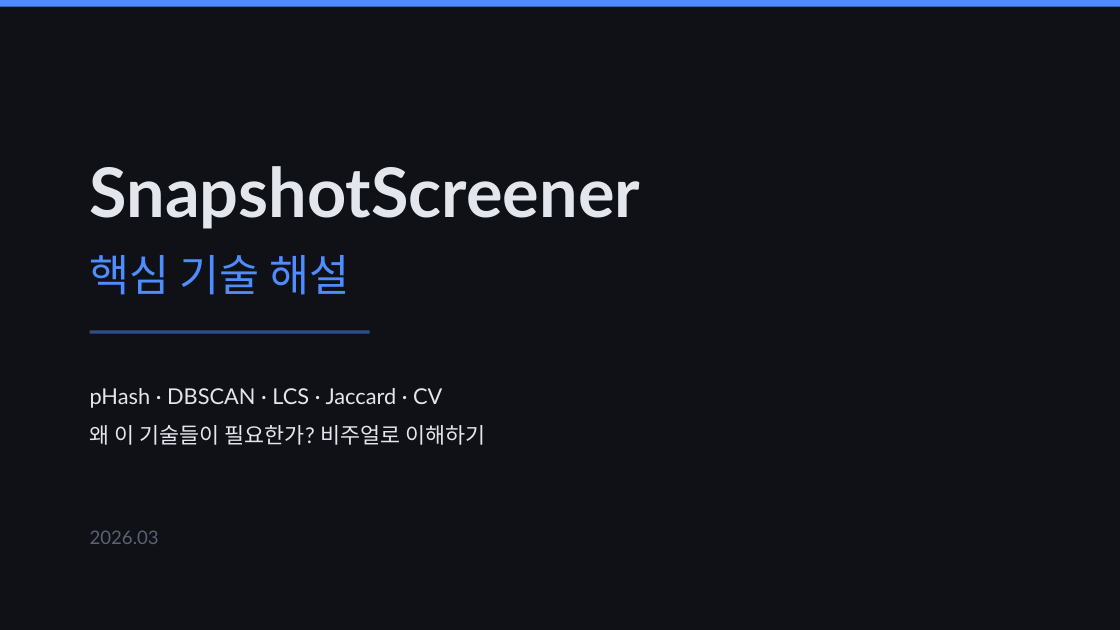
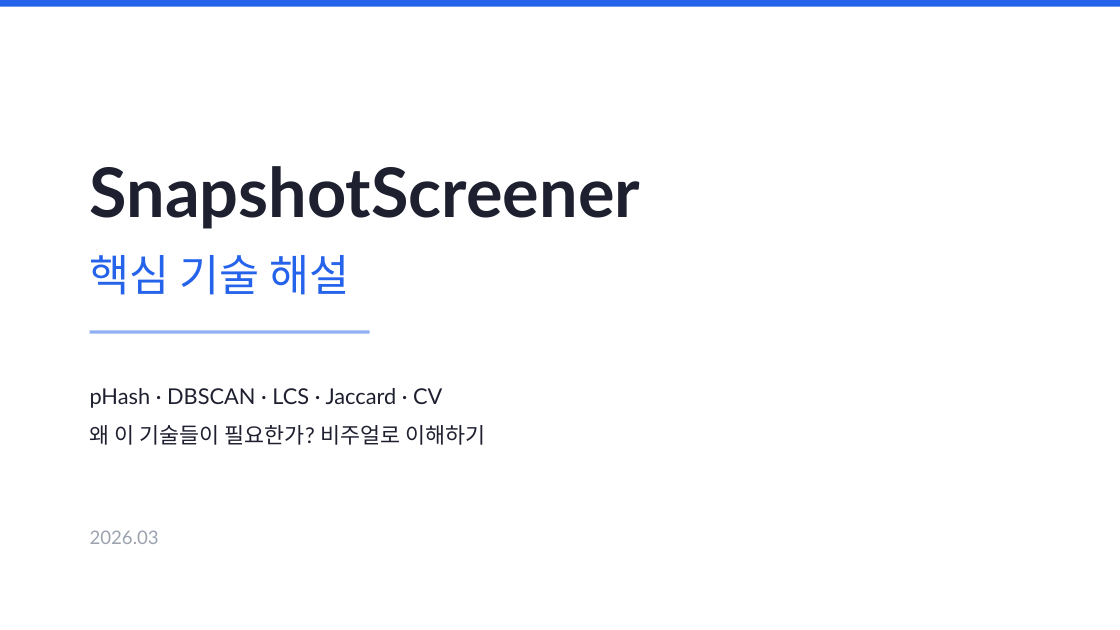
Before and after one commit to WorkforRPASolution/SnapShotScreener, a slide deck: slide 1 of SnapshotScreener_핵심기술_해설.pptx. Drawn at 1120x630 pixels with LibreOffice and Linux fonts; fonts in the diff are those of the drawing. Boxes give left, top, right and bottom in pixels: in the first picture for what was removed or moved away, otherwise in the second. Text is boxed around its words. In the diff, an @@ line names an element or a change of style, - is before the commit and + after.

```diff
--- a/SnapshotScreener_핵심기술_해설.pptx
+++ b/SnapshotScreener_핵심기술_해설.pptx
@@ background #0F1117 to #FFFFFF @@
@@ rectangle at [0,0,1120,7]: fill #4E8CFF to #2563EB @@
@@ text "SnapshotScreener" at [90,166,641,229]: text colour #E4E6ED to #1E2030 @@
@@ text "핵심 기술 해설" at [90,255,349,295]: text colour #4E8CFF to #2563EB @@
@@ text "pHash · DBSCAN · LCS ..." at [90,388,486,445]: text colour #E4E6ED to #1E2030 @@
@@ rectangle at [90,330,370,334]: fill #4E8CFF at 50% opacity to #2563EB at 50% opacity @@
@@ text "2026.03" at [90,530,159,544]: text colour #5C6072 to #9CA3AF @@
```
Also in this commit, not shown: 13 other slides changed, 6 other files.
